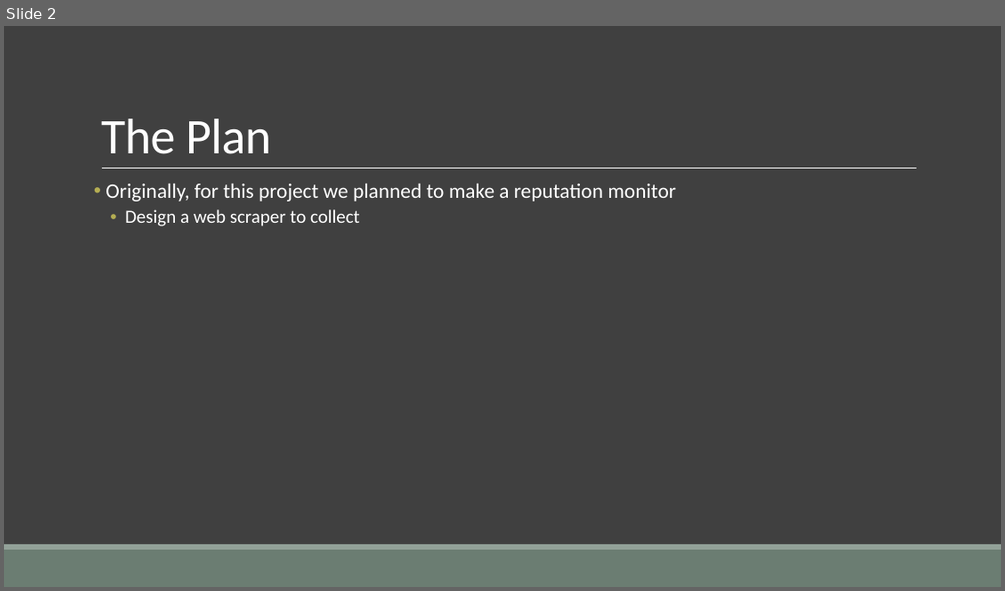
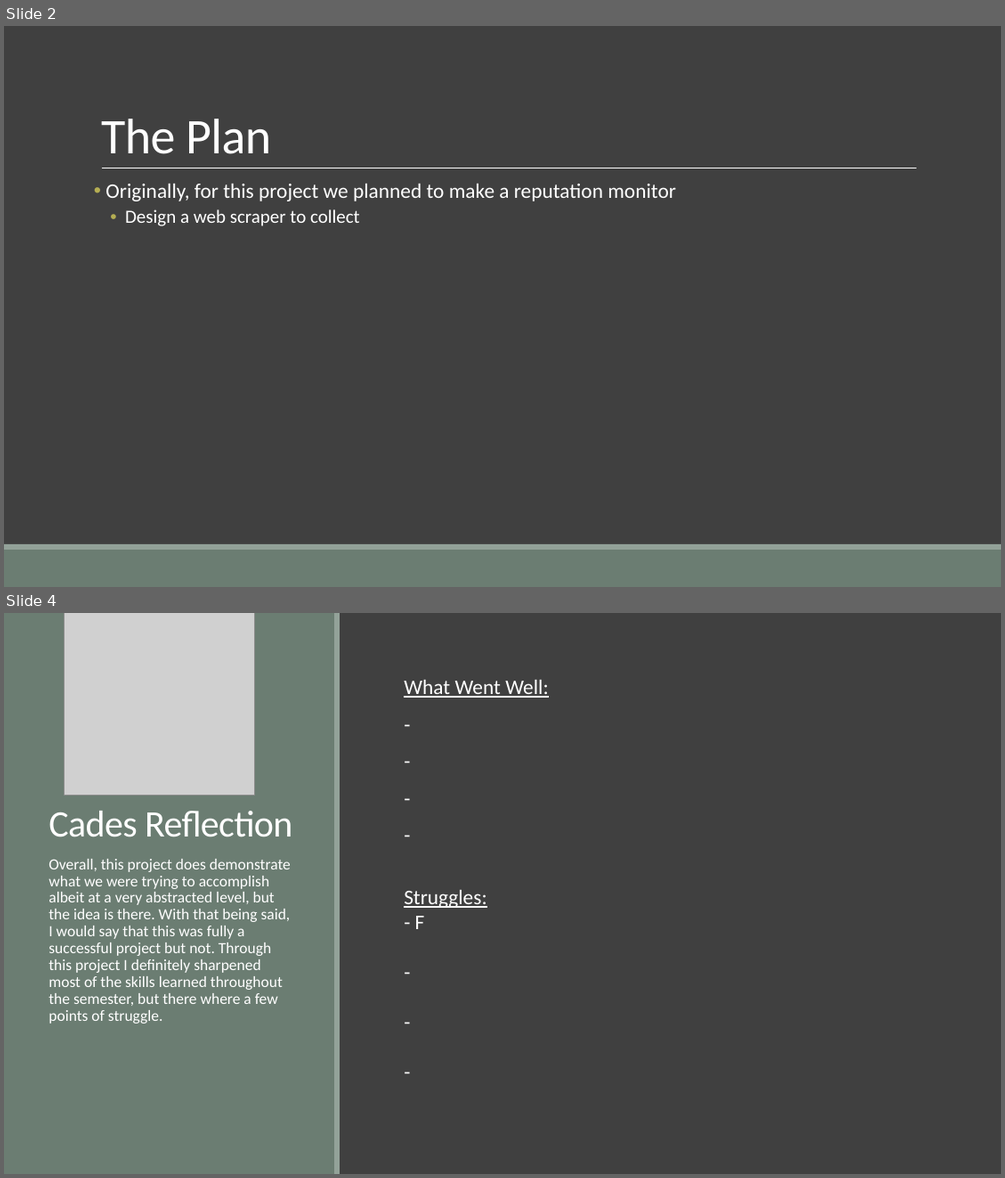
Before and after one commit to wesost/ASM-Final-Project, a slide deck: documentation/Presentation.pptx. Shown one above the other, each under a label of ours: slide 2 before the commit, slides 2 and 4 after it; the slides between them are not shown. The pictures are 1005x591 and 1005x1178 pixels, drawn with LibreOffice and Linux fonts; fonts in the diff are those of the drawing; grey boxes stand for pictures. Boxes give left, top, right and bottom in pixels: in the first picture for what was removed or moved away, otherwise in the second. Text is boxed around its words. In the diff, an @@ line names an element or a change of style, - is before the commit and + after.

Commit message:
Power point changes

```diff
--- a/documentation/Presentation.pptx
+++ b/documentation/Presentation.pptx
@@ slide 4 added at (4, 613, 1001, 1174), background #404040 @@
@@ rectangle added at (4, 613, 335, 1174), fill #6B7D72 @@
@@ picture added at (64, 613, 255, 795) @@
@@ rectangle added at (334, 613, 340, 1174), fill #93A299 @@
@@ text added at (404, 680, 549, 698), 20 pt, text #FFFFFF, underline @@
+  What Went Well:
+  -
+  -
+  -
+  -
@@ title added at (48, 811, 292, 837), 36 pt, text #FFFFFF @@
+Cades Reflection
@@ text added at (48, 859, 291, 1023), 15 pt, text #FFFFFF @@
+Overall, this project does demonstrate what we were trying to accomplish albeit at a very abstracted level, but the idea is there. With that being said, I would say that this was fully a successful project but not. Through this project I definitely sharpened most of the skills learned throughout the semester, but there where a few points of struggle.
@@ text added at (404, 890, 486, 929), 20 pt, text #FFFFFF, underline @@
+Struggles:
+- F
+-
+-
+-
```
Also in this commit, not shown: 4 other slides added, 4 slides removed.
